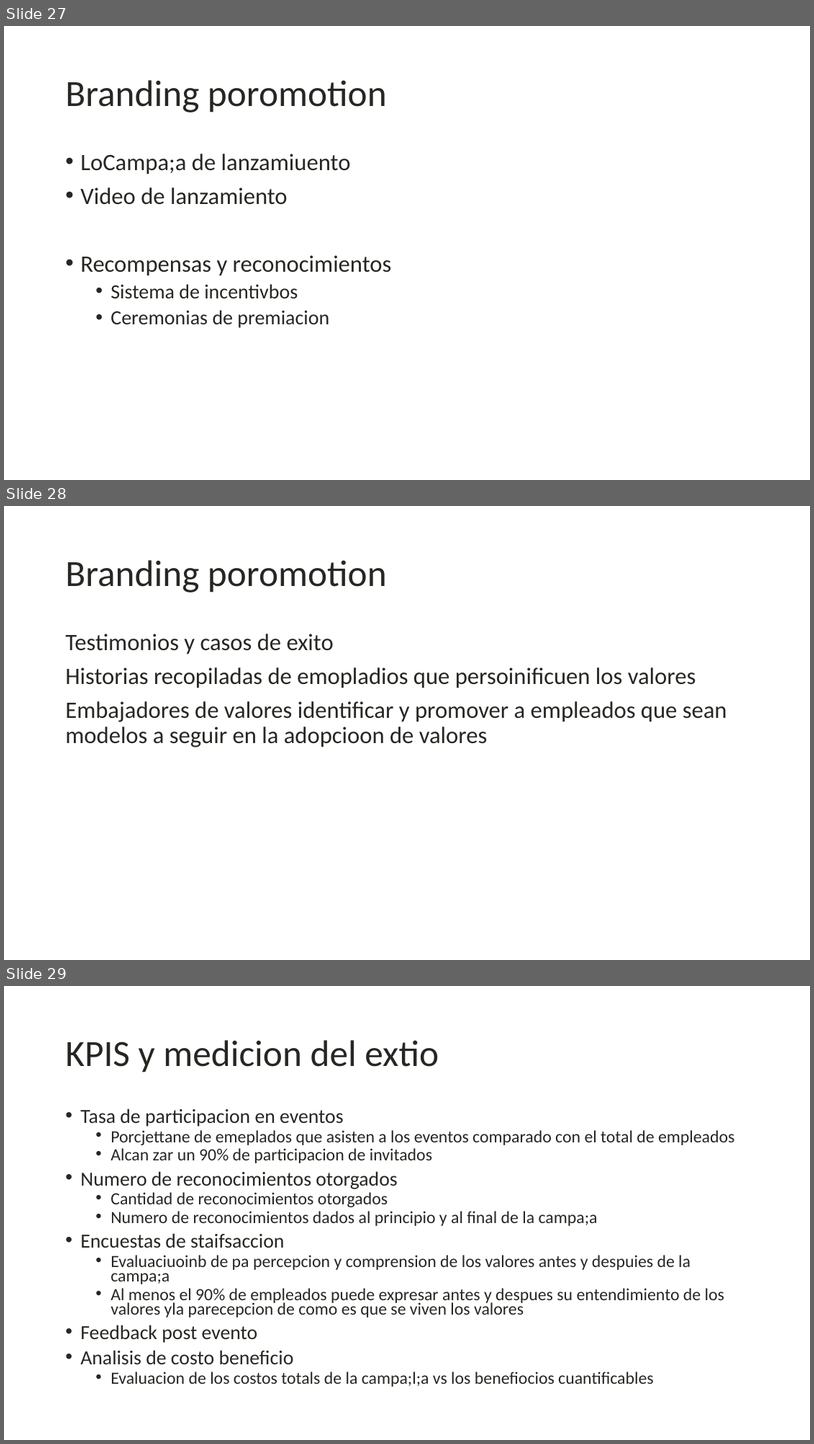
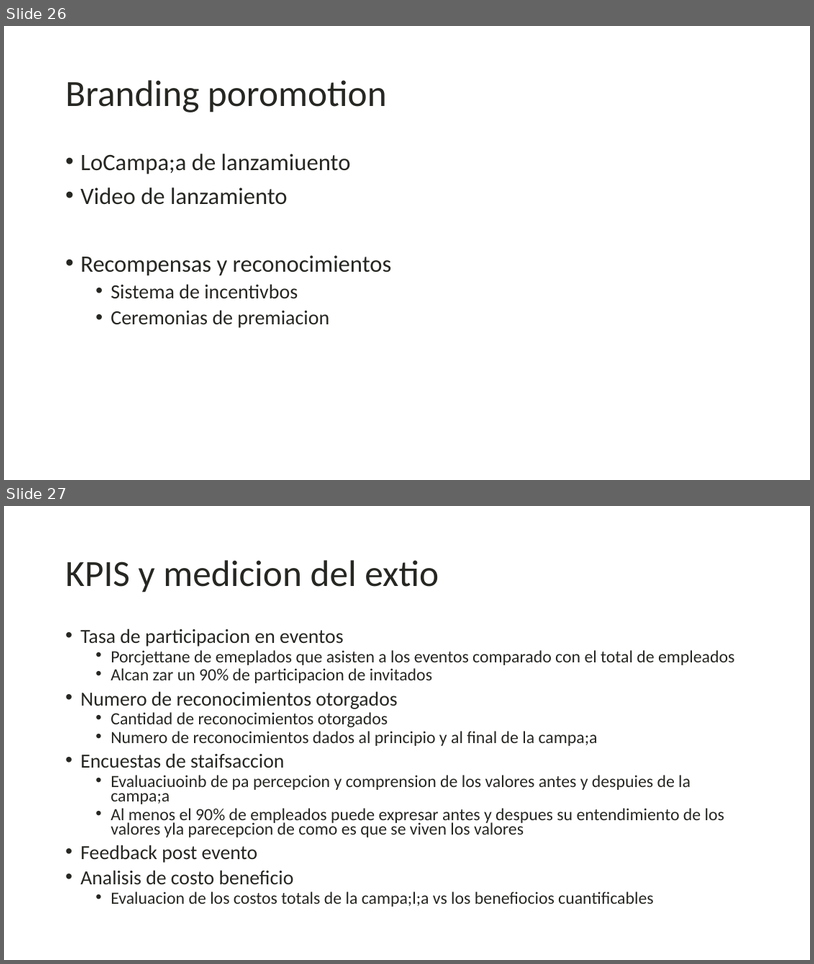
Before and after one commit to luis-92/Training, a slide deck: ValueCamp2025/Values2025_OnePager&BusinessCase - Copy.pptx. Shown one above the other, each under a label of ours: slides 27, 28 and 29 before the commit, slides 26 and 27 after it. The pictures are 814x1444 and 814x964 pixels, drawn with LibreOffice and Linux fonts; fonts in the diff are those of the drawing. Boxes give left, top, right and bottom in pixels: in the first picture for what was removed or moved away, otherwise in the second. Text is boxed around its words. In the diff, an @@ line names an element or a change of style, - is before the commit and + after.

```diff
--- a/ValueCamp2025/Values2025_OnePager&BusinessCase - Copy.pptx
+++ b/ValueCamp2025/Values2025_OnePager&BusinessCase - Copy.pptx
@@ slide 28 removed at (4,506,810,960), background #FFFFFF @@
@@ title removed at (65,560,387,592) @@
-Branding poromotion
@@ text removed at (65,633,728,747) @@
-Testimonios y casos de exito
-Historias recopiladas de emopladios que persoinificuen los valores
-Embajadores de valores identificar y promover a empleados que sean modelos a seguir en la adopcioon de valores
@@ what was slide 27 is now slide 26 @@
@@ what was slide 29 is now slide 27 @@
```
Also in this commit, not shown: 2 slides changed, 4 slides added, 6 other slides removed.
